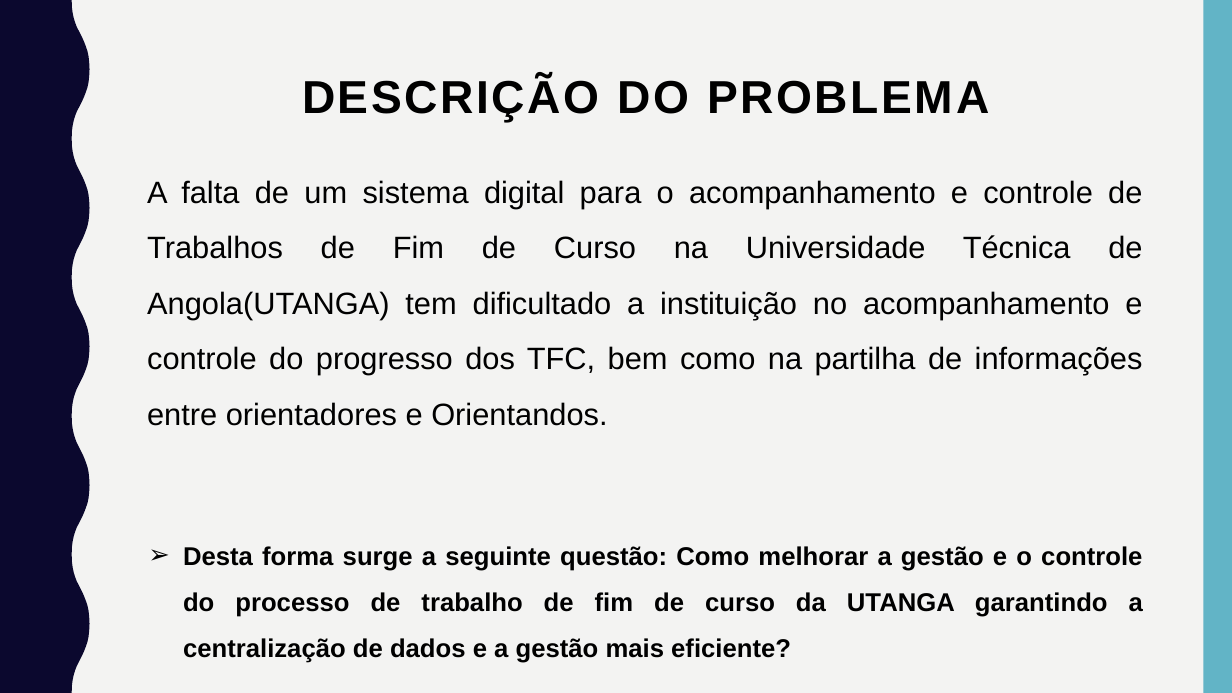
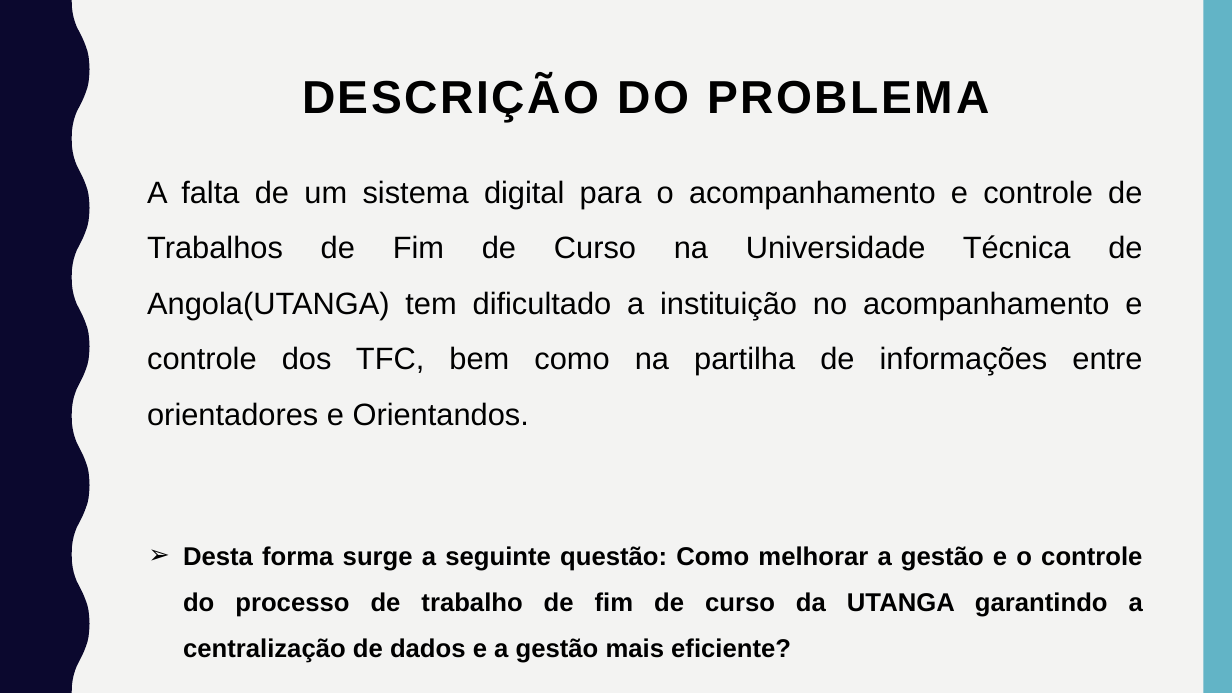
Before and after one commit to adilson-youtube/Relatorio_Sistema_Gestao_TCC, a slide deck: slide 4 of Apresentação/TFC.pptx. Drawn at 1232x693 pixels with LibreOffice and Linux fonts; fonts in the diff are those of the drawing. Boxes give left, top, right and bottom in pixels: in the first picture for what was removed or moved away, otherwise in the second. Text is boxed around its words. In the diff, an @@ line names an element or a change of style, - is before the commit and + after.

```diff
--- a/Apresentação/TFC.pptx
+++ b/Apresentação/TFC.pptx
@@ text at bbox=[147, 180, 1142, 426]: text changed @@
-A falta de um sistema digital para o acompanhamento e controle de Trabalhos de Fim de Curso na Universidade Técnica de Angola(UTANGA) tem dificultado a instituição no acompanhamento e controle do progresso dos TFC, bem como na partilha de informações entre orientadores e Orientandos.
+A falta de um sistema digital para o acompanhamento e controle de Trabalhos de Fim de Curso na Universidade Técnica de Angola(UTANGA) tem dificultado a instituição no acompanhamento e controle dos TFC, bem como na partilha de informações entre orientadores e Orientandos.
```
Also in this commit, not shown: 7 other slides changed, 4 slides added, 4 slides removed, 23 other files.
